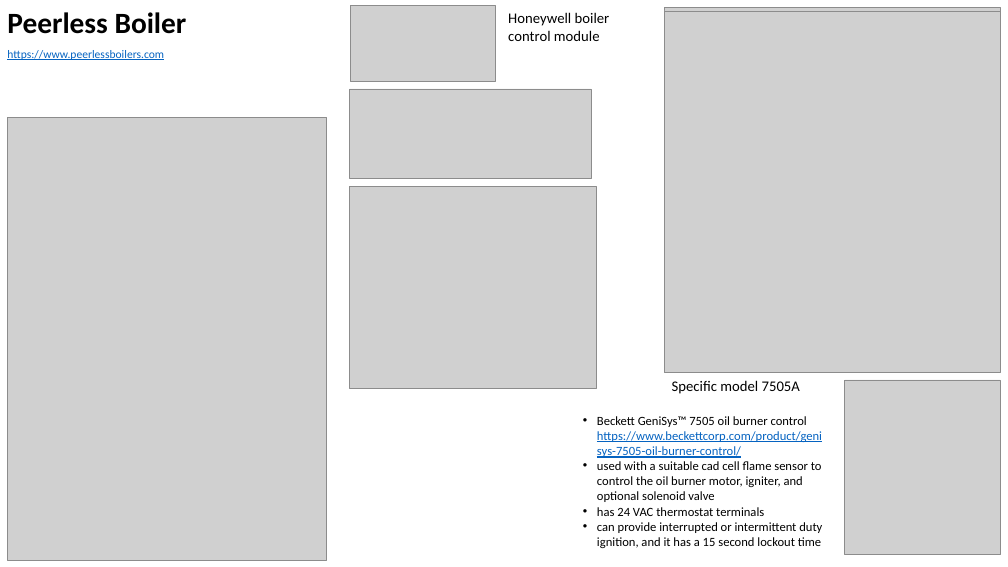
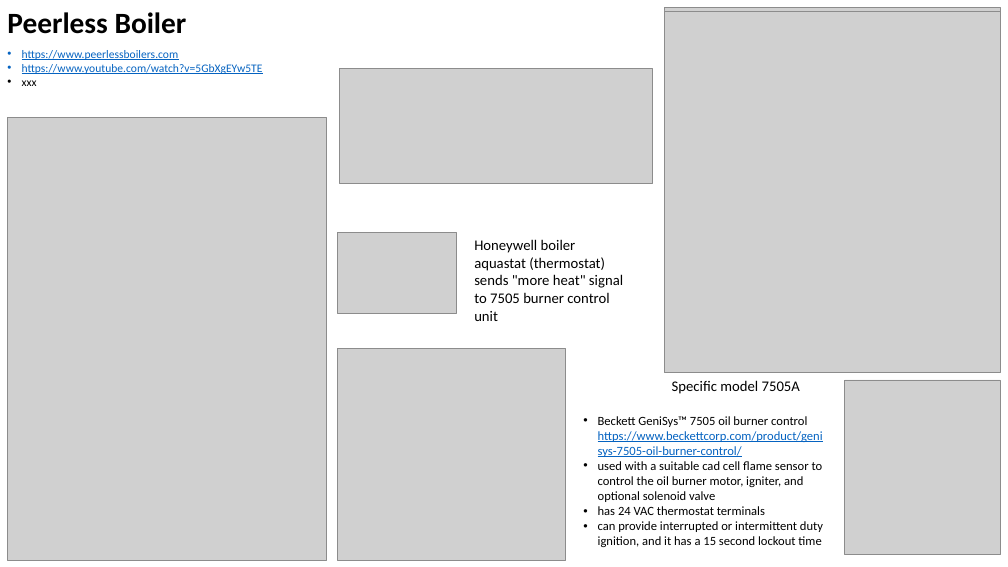
Before and after one commit to lselector/misc_farm, a slide deck: slide 3 of oil_heating.pptx. Drawn at 1008x567 pixels with LibreOffice and Linux fonts; fonts in the diff are those of the drawing; grey boxes stand for pictures. Boxes give left, top, right and bottom in pixels: in the first picture for what was removed or moved away, otherwise in the second. Text is boxed around its words. In the diff, an @@ line names an element or a change of style, - is before the commit and + after.

```diff
--- a/oil_heating.pptx
+++ b/oil_heating.pptx
@@ picture removed at (351, 5, 495, 81) @@
@@ text at (22, 50, 179, 60): bullet none to • @@
@@ text at (22, 64, 263, 86): paragraphs added @@
+• https://www.youtube.com/watch?v=5GbXgEYw5TE
+• xxx
@@ picture: place and size @@
-picture at (350, 89, 591, 178)
+picture at (340, 68, 653, 184)
@@ picture removed at (350, 187, 597, 389) @@
@@ picture added at (337, 232, 457, 313) @@
@@ text at (474, 239, 623, 321): text changed @@
-Honeywell boiler control module
+Honeywell boiler aquastat (thermostat)
+sends "more heat" signal
+to 7505 burner control unit
@@ picture added at (337, 348, 566, 560) @@
```
Also in this commit, not shown: 1 other slide changed, 2 slides added.
